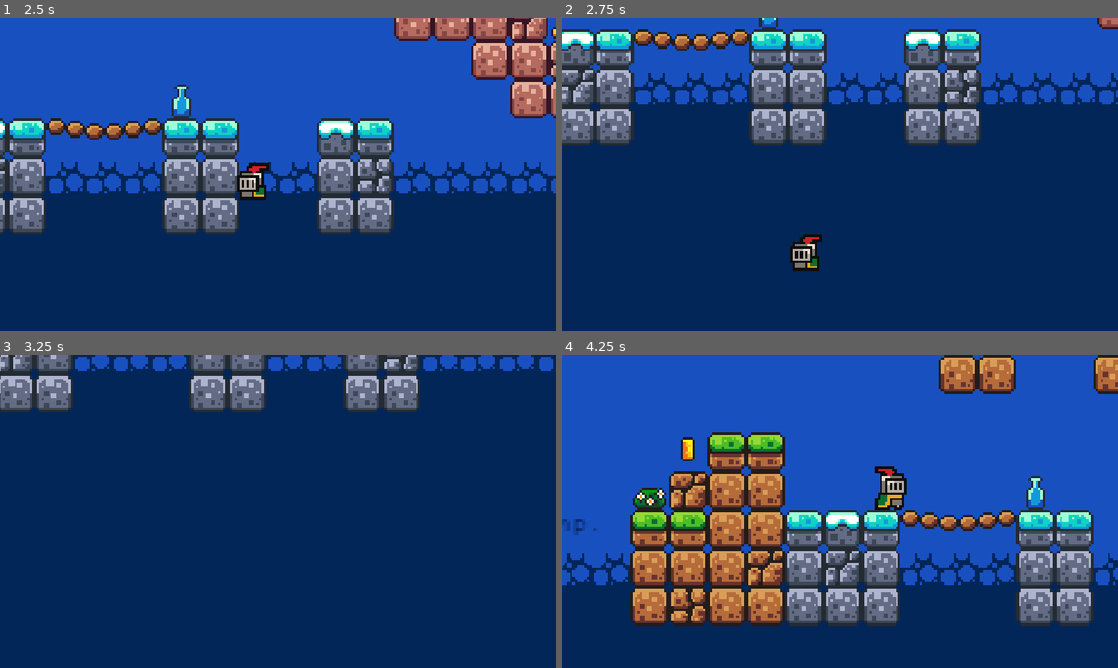
Above: before the commit, frames 1-4 (two rows, left to right).
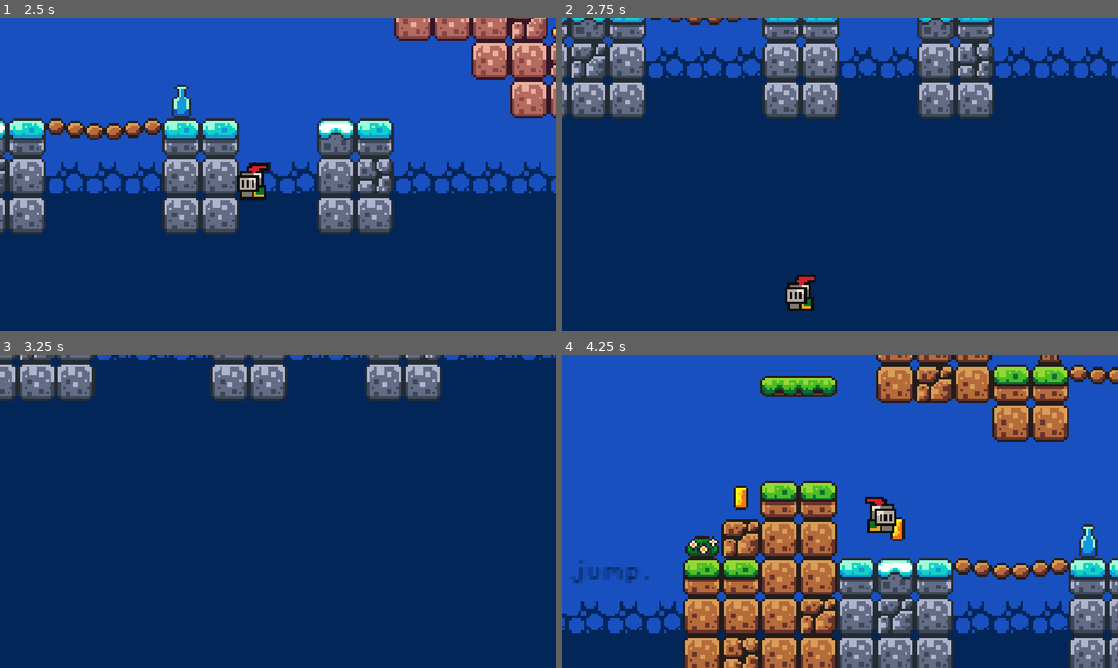
Above: after the commit, the same moments.

Repository: c0decr4ft/first-game-in-godot
Game: Godot game, scene res://scenes/game.tscn
The game is run twice, just before and just after one commit, with the same random seed, the same clock (stepped at 60 frames per second) and the same inputs.
Inputs:
- Up to frame 1 (2.5 s): hold Right (move_right) 0.53-2.03 s; tap Space (jump) at 0.77, 1.52 s; hold Left (move_left) from 2.03 s (still down)
- Up to frame 2 (2.75 s): keep holding Left (move_left)
- Up to frame 3 (3.25 s): release Left (move_left) at 2.78 s; hold Right (move_right) from 2.78 s (still down); tap Space (jump) at 3.02 s
- Up to frame 4 (4.25 s): keep holding Right (move_right); tap Space (jump) at 3.77 s

Frame 1 is identical in both runs. In frame 2, 23% of the frame differs, in the area x 0-100%, y 0-94%; in frame 3, 9.3%; in frame 4, 51%, in the area x 0-100%, y 0-100%.

Commit message:
Publish the latest Godot save, including the score label.
Keep the browser camera and the portal collision setup.

Co-authored-by: Cursor <cursoragent@cursor.com>

Diff:
--- a/First Game/scenes/game.tscn
+++ b/First Game/scenes/game.tscn
@@ -277,6 +277,7 @@
 position = Vector2(74, 141)
 
 [node name="CollisionShape2D" type="CollisionShape2D" parent="Killzone" unique_id=1428954936]
+position = Vector2(5, 90)
 shape = SubResource("WorldBoundaryShape2D_cn5tm")
 
 [node name="Coins" type="Node" parent="." unique_id=799439000]
@@ -472,5 +473,17 @@
 [node name="destinationPoint" parent="portal2" index="2" unique_id=333149478 groups=["player"]]
 position = Vector2(-2101, 230)
 
+[node name="ScoreLabel" type="Label" parent="." unique_id=948085056]
+offset_left = 2043.0
+offset_top = -246.0
+offset_right = 2141.0
+offset_bottom = -216.0
+theme_override_colors/font_color = Color(0.0980392, 0.313726, 0.752941, 1)
+theme_override_fonts/font = ExtResource("2_nlliu")
+theme_override_font_sizes/font_size = 8
+text = "You collected X coins."
+horizontal_alignment = 1
+autowrap_mode = 2
+
 [editable path="portal"]
 [editable path="portal2"]
